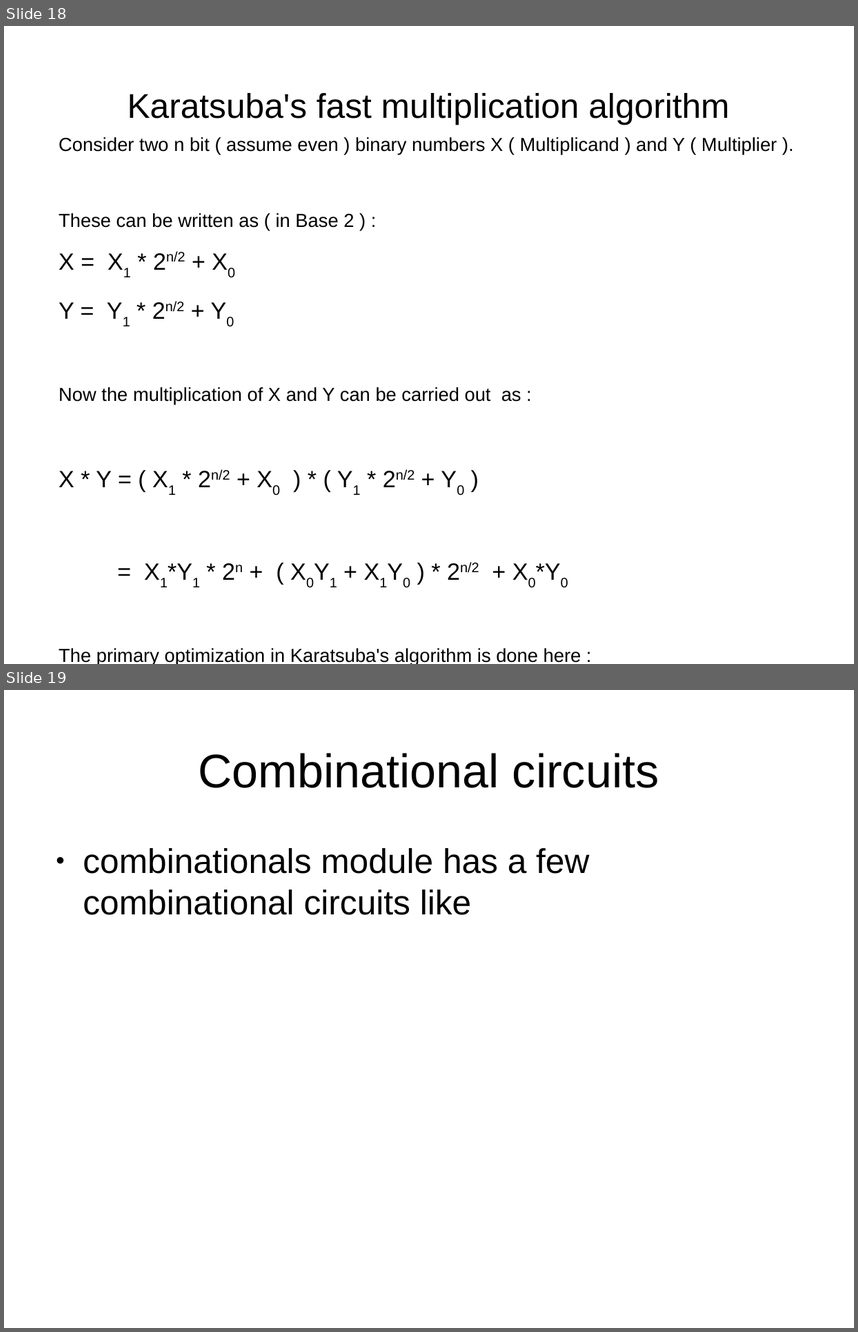
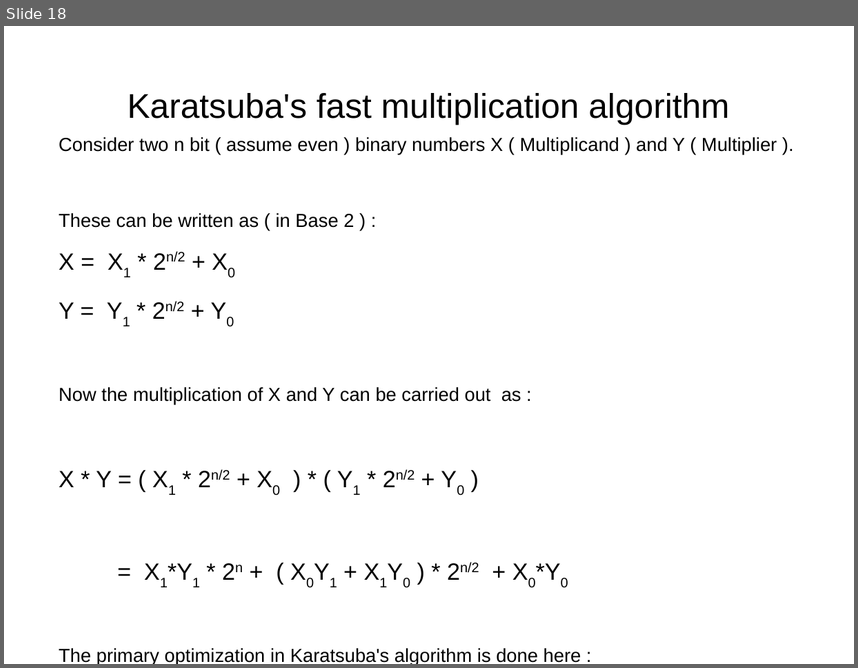
Before and after one commit to BinPy/inpycon-2014, a slide deck: prez.odp. Shown one above the other, each under a label of ours: slides 18 and 19 before the commit, slide 18 after it. The pictures are 858x1332 and 858x668 pixels, drawn with LibreOffice and Linux fonts; fonts in the diff are those of the drawing. Boxes give left, top, right and bottom in pixels: in the first picture for what was removed or moved away, otherwise in the second. Text is boxed around its words. In the diff, an @@ line names an element or a change of style, - is before the commit and + after.

```diff
--- a/prez.odp
+++ b/prez.odp
@@ slide 19 removed at bbox=[4, 690, 854, 1328], background #FFFFFF @@
@@ title removed at bbox=[199, 753, 659, 788] @@
-Combinational circuits
@@ text removed at bbox=[83, 848, 589, 915] @@
-● combinationals module has a few combinational circuits like
```
Also in this commit, not shown: 9 slides changed, 5 slides added, 4 other slides removed, 10 other files.
